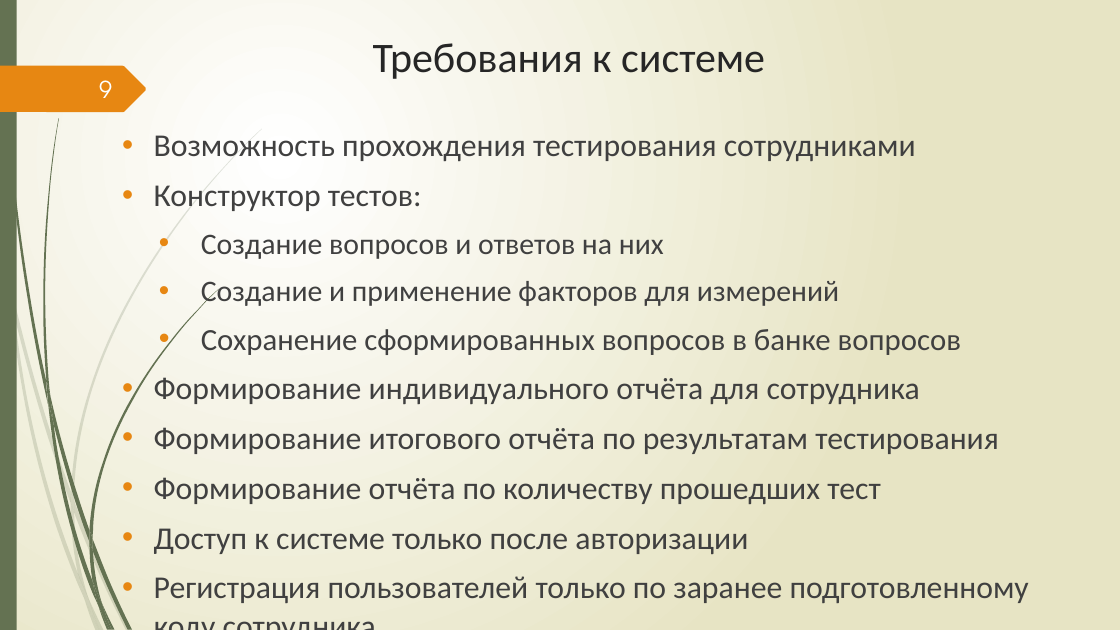
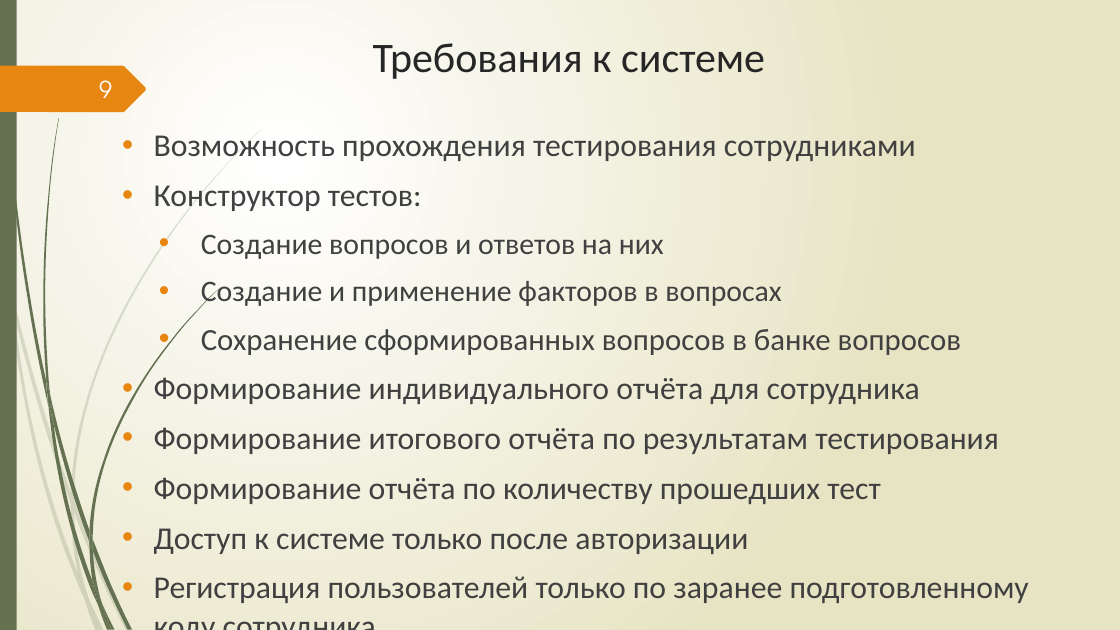
Before and after one commit to Csar9000/Quality-of-life-assessment-system, a slide deck: slide 9 of Документы/Презентация ВКР.pptx. Drawn at 1120x630 pixels with LibreOffice and Linux fonts; fonts in the diff are those of the drawing. Boxes give left, top, right and bottom in pixels: in the first picture for what was removed or moved away, otherwise in the second. Text is boxed around its words. In the diff, an @@ line names an element or a change of style, - is before the commit and + after.

```diff
--- a/Документы/Презентация ВКР.pptx
+++ b/Документы/Презентация ВКР.pptx
@@ text at (201, 281, 781, 307): text changed @@
-  • Создание и применение факторов для измерений
+  • Создание и применение факторов в вопросах
```
Also in this commit, not shown: 3 other slides changed, 4 other files.
